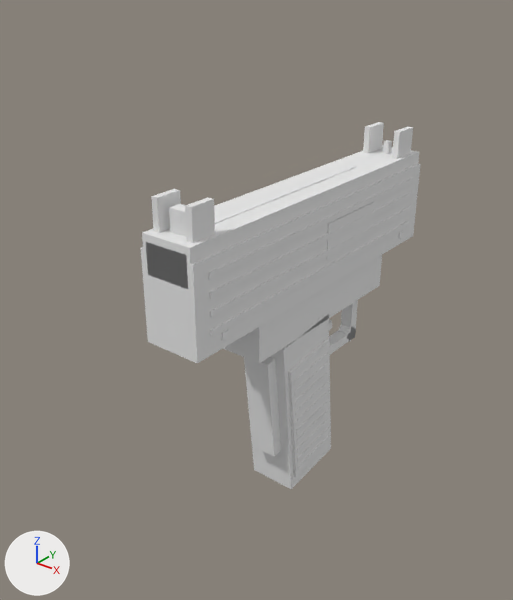
One commit to the OBJ model src/main/resources/assets/mareeletrica/models/block/paint_uzi_view_0.obj: the scene before it, then after it.
Both versions are drawn from a 50 mm camera at (1.154, -1.626, 0.938) aimed at (0.414, -0.701, 0.364). Arrows for +X, +Y and +Z are at lower left; the lights stay in place. The picture after the commit comes second. Where no turn or scale is listed for an object, it has been applied to the vertices. Vertices at exactly the same position are counted once.

Objects in the first picture: 'paint_uzi_view_0'.
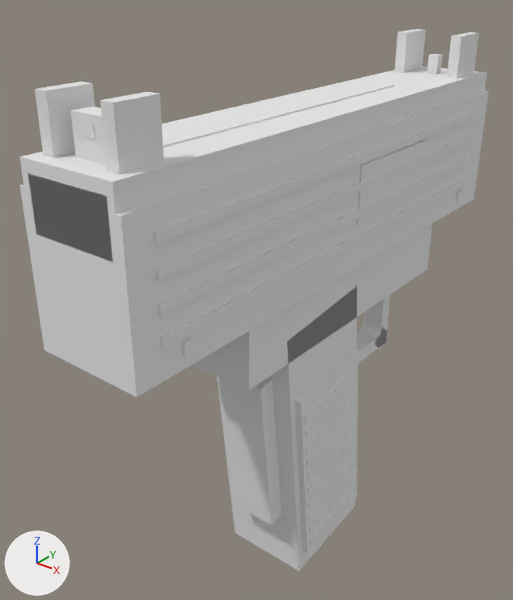
Where the change shows, as pixel boxes (x1, y1, x2, y2) in the pictures (513 x 600 px; the box of a moved part takes in the faces that stretch with it):
'paint_uzi_view_0', reshaped (67% wider, 48% taller): before (141, 122, 421, 489); after (20, 29, 489, 571)
part 1 of me_paint_uzi_view_0, added: after (357, 139, 427, 225)
part 2 of me_paint_uzi_view_0, added: after (163, 83, 394, 147)
part 3 of me_paint_uzi_view_0, added: after (82, 123, 95, 139)
part 4 of me_paint_uzi_view_0, moved or reshaped: before (298, 435, 330, 470); after (310, 488, 356, 545)
part 5 of me_paint_uzi_view_0, moved or reshaped: before (297, 427, 330, 461); after (309, 476, 356, 533)
part 6 of me_paint_uzi_view_0, moved or reshaped: before (297, 418, 330, 453); after (309, 464, 356, 520)
part 7 of me_paint_uzi_view_0, moved or reshaped: before (296, 409, 329, 444); after (308, 451, 356, 507)
part 8 of me_paint_uzi_view_0, moved or reshaped: before (296, 400, 329, 434); after (308, 438, 356, 494)
part 9 of me_paint_uzi_view_0, moved or reshaped: before (295, 391, 329, 425); after (307, 425, 356, 480)
part 10 of me_paint_uzi_view_0, moved or reshaped: before (295, 381, 329, 415); after (306, 411, 357, 466)
part 11 of me_paint_uzi_view_0, moved or reshaped: before (295, 372, 329, 406); after (306, 397, 357, 452)
part 12 of me_paint_uzi_view_0, moved or reshaped: before (294, 362, 329, 396); after (305, 383, 357, 437)
part 13 of me_paint_uzi_view_0, moved or reshaped: before (294, 352, 328, 386); after (305, 368, 357, 422)
part 14 of me_paint_uzi_view_0, added (mostly hidden): after (272, 381, 289, 395)
part 15 of me_paint_uzi_view_0, rebuilt: before (329, 300, 358, 354); after (357, 295, 390, 363)
part 16 of me_paint_uzi_view_0, rebuilt (51% wider, 53% taller): before (223, 255, 382, 363); after (192, 224, 432, 390)
part 17 of me_paint_uzi_view_0, deleted: before (142, 122, 419, 489)
part 18 of me_paint_uzi_view_0, built on: before (141, 164, 421, 363); after (20, 29, 489, 571)

The change, as a list of edits to the scene's bpy script:
```text
Change me_paint_uzi_view_0:
    remove me_paint_uzi_view_0.from_pydata(...)  # 514 vertices, 382 faces; spans x 0.442..0.553, y -1.004..-0.358, z 0.027..0.644
    add me_paint_uzi_view_0.from_pydata(...)  # 548 vertices, 399 faces; spans x 0.395..0.597, y -1.153..-0.162, z -0.144..0.8
    me_paint_uzi_view_0 part 1: a new loose piece, a box spanning x 0.5901..0.5936, y -0.6575..-0.4325, z 0.539..0.638, in mat_paint (its picture is missing)
    me_paint_uzi_view_0 part 2: a new loose piece, a box spanning x 0.4825..0.5175, y -1.0625..-0.4325, z 0.7224..0.7258, in mat_paint (its picture is missing)
    me_paint_uzi_view_0 part 3: a new loose piece, a box spanning x 0.49..0.51, y -1.113..-1.079, z 0.751..0.766, in mat_paint (its picture is missing)
    me_paint_uzi_view_0 part 4: the loose piece of 8 vertices spanning x 0.552..0.553, y -0.75..-0.644, z 0.07..0.09 is scaled about its middle by (1.8, 1.53, 1.53), then moved by (0.043, 0.015, -0.144)
    me_paint_uzi_view_0 part 5: the loose piece of 8 vertices spanning x 0.552..0.553, y -0.752..-0.646, z 0.092..0.112 is scaled about its middle by (1.8, 1.53, 1.53), then moved by (0.043, 0.014, -0.132)
    me_paint_uzi_view_0 part 6: the loose piece of 8 vertices spanning x 0.552..0.553, y -0.754..-0.648, z 0.114..0.134 is scaled about its middle by (1.8, 1.53, 1.53), then moved by (0.043, 0.013, -0.12)
    me_paint_uzi_view_0 part 7: the loose piece of 8 vertices spanning x 0.552..0.553, y -0.757..-0.65, z 0.136..0.155 is scaled about its middle by (1.8, 1.53, 1.53), then moved by (0.043, 0.011, -0.109)
    me_paint_uzi_view_0 part 8: the loose piece of 8 vertices spanning x 0.552..0.553, y -0.759..-0.653, z 0.158..0.177 is scaled about its middle by (1.8, 1.53, 1.53), then moved by (0.043, 0.01, -0.097)
    me_paint_uzi_view_0 part 9: the loose piece of 8 vertices spanning x 0.552..0.553, y -0.761..-0.655, z 0.179..0.199 is scaled about its middle by (1.8, 1.53, 1.53), then moved by (0.043, 0.009, -0.085)
    me_paint_uzi_view_0 part 10: the loose piece of 8 vertices spanning x 0.552..0.553, y -0.763..-0.657, z 0.201..0.221 is scaled about its middle by (1.8, 1.53, 1.53), then moved by (0.043, 0.008, -0.074)
    me_paint_uzi_view_0 part 11: the loose piece of 8 vertices spanning x 0.552..0.553, y -0.766..-0.66, z 0.223..0.243 is scaled about its middle by (1.8, 1.53, 1.53), then moved by (0.043, 0.007, -0.062)
    me_paint_uzi_view_0 part 12: the loose piece of 8 vertices spanning x 0.552..0.553, y -0.768..-0.662, z 0.245..0.265 is scaled about its middle by (1.8, 1.53, 1.53), then moved by (0.043, 0.005, -0.051)
    me_paint_uzi_view_0 part 13: the loose piece of 8 vertices spanning x 0.552..0.553, y -0.77..-0.664, z 0.267..0.287 is scaled about its middle by (1.8, 1.53, 1.53), then moved by (0.043, 0.004, -0.039)
    me_paint_uzi_view_0 part 14: a new loose piece, a box spanning x 0.421..0.579, y -0.824..-0.619, z 0.287..0.364, in mat_paint (its picture is missing)
    me_paint_uzi_view_0 part 15: the loose piece of 14 vertices spanning x 0.488..0.512, y -0.72..-0.5, z 0.234..0.353 is rebuilt with 14 vertices and now spans x 0.478..0.522, y -0.717..-0.38, z 0.172..0.355
    me_paint_uzi_view_0 part 16: the loose piece of 8 vertices spanning x 0.455..0.545, y -0.857..-0.475, z 0.35..0.423 is rebuilt with 8 vertices and now spans x 0.418..0.582, y -0.928..-0.342, z 0.35..0.463
    me_paint_uzi_view_0 part 17: 37 loose pieces with 292 vertices, spanning x 0.442..0.553, y -1.004..-0.358, z 0.027..0.644, are deleted
    me_paint_uzi_view_0 part 18: 16 vertices removed from x 0.45..0.55, y -1.004..-0.358, z 0.23..0.57; 286 vertices added at x 0.395..0.595, y -1.153..-0.162, z -0.144..0.8
    other edits to the shape of me_paint_uzi_view_0 do not show in these pictures
```
